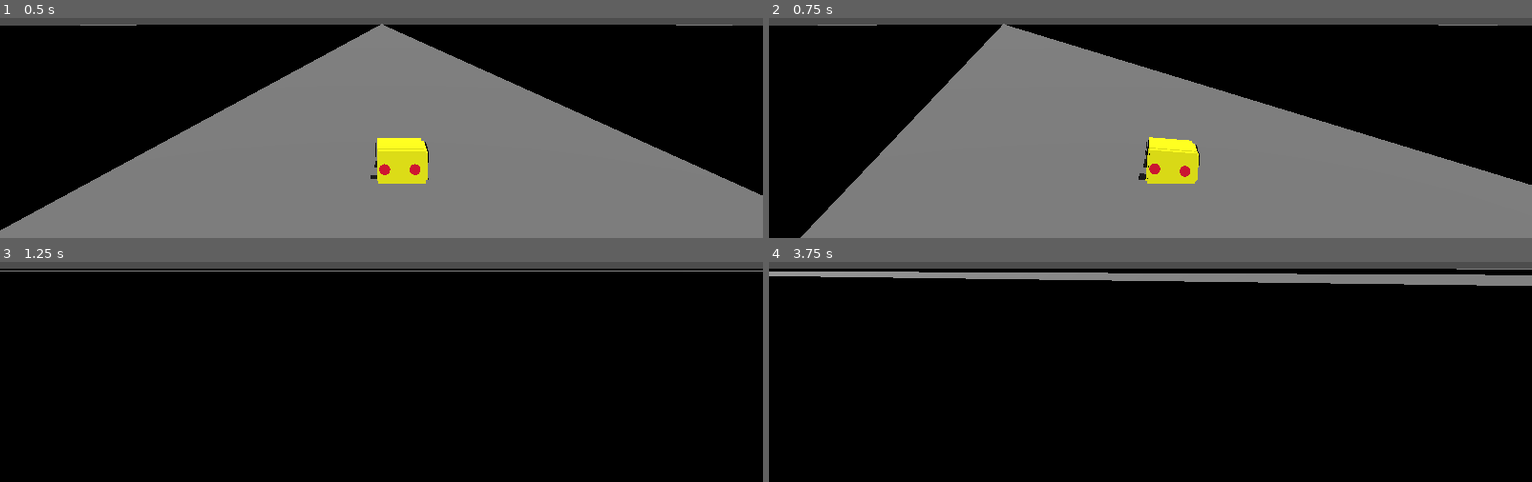
Above: before the commit, frames 1-4 (two rows, left to right).
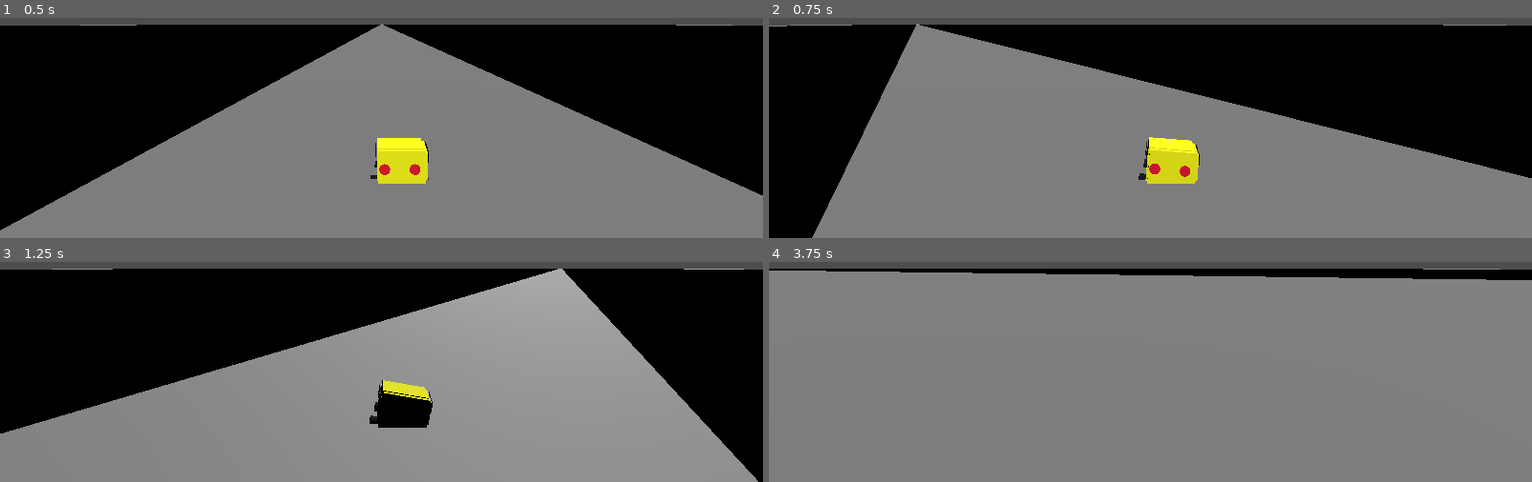
Above: after the commit, the same moments.

Repository: km2000-a11y/Urban-Drive
Game: Godot game, scene res://main.tscn
The game is run twice, just before and just after one commit, with the same random seed, the same clock (stepped at 60 frames per second) and the same inputs.
Inputs:
- Up to frame 1 (0.5 s): no input
- Up to frame 2 (0.75 s): tap Enter (ui_accept) at 0.5 s; hold D (turn_right) from 0.53 s (still down); hold Space (drift, bound only after the commit) from 0.53 s (still down)
- Up to frame 3 (1.25 s): keep holding D (turn_right); keep holding Space (drift, bound only after the commit); tap Enter (ui_accept) at 0.77 s
- Up to frame 4 (3.75 s): release D (turn_right) at 1.28 s; release Space (drift, bound only after the commit) at 1.28 s; hold S (brake) 1.28-2.03 s; tap Space (drift, bound only after the commit) at 1.35, 2.85 s; tap Enter (ui_accept) at 1.52, 3.02, 3.5 s; hold D (turn_right) 2.03-2.78 s; hold Space (drift, bound only after the commit) 2.03-2.78 s; hold W (accelerate) 2.78-3.53 s; hold A (turn_left) from 3.53 s (still down); hold Space (drift, bound only after the commit) from 3.53 s (still down)

Frame 1 is identical in both runs. In frame 2, 7.5% of the frame differs, in the area x 0-100%, y 2-100%; in frame 3, 56%; in frame 4, 92%, in the area x 0-100%, y 3-100%.

Commit message:
jg,kckgu

Diff:
--- a/Scripts/base_car.gd
+++ b/Scripts/base_car.gd
@@ -39,6 +39,10 @@
 var steering := 0.0
 var old_rotation_y := 0.0
 
+# DRIFT SYSTEM
+var drifting := false
+var drift_factor := 0.0
+
 var debug_enabled := true
 var debug_timer := 0.0
 
@@ -77,11 +81,17 @@
 #  PHYSICS
 # ============================================================
 func _physics_process(delta):
-
 	# INPUT
 	var accel := Input.get_action_strength("accelerate")
 	var brake := Input.get_action_strength("brake")
 	var steer := Input.get_action_strength("turn_left") - Input.get_action_strength("turn_right")
+	var drift_input := Input.is_action_pressed("drift")
+
+	# DRIFT SMOOTHING
+	var target_drift := 0.0
+	if drift_input:
+		target_drift = 1.0
+	drift_factor = lerp(drift_factor, target_drift, delta * 6.0)
 
 	# STEERING
 	old_rotation_y = rotation.y
@@ -118,7 +128,7 @@
 	var torque_factor := rpm / max_rpm
 
 	# ============================================================
-	# DRIVETRAIN TRACTION  (DECLARED HERE!)
+	# DRIVETRAIN TRACTION
 	# ============================================================
 	var traction_factor := 1.0
 	match transmission:
@@ -130,7 +140,7 @@
 			traction_factor = 1.15
 
 	# ============================================================
-	# ACCELERATION (FIXED)
+	# ACCELERATION
 	# ============================================================
 	var accel_force := 0.0
 
@@ -142,16 +152,14 @@
 		accel_force = acceleration_calc * torque_factor * traction_factor * launch_boost
 		velocity += forward * accel_force * delta
 	else:
-	# Slow down forward motion, but NEVER go backwards
 		var flat := Vector3(velocity.x, 0, velocity.z)
-
 		if flat.dot(forward) > 0.0:
 			flat = flat.move_toward(Vector3.ZERO, ENGINE_BRAKE * delta)
 		else:
 			flat = Vector3.ZERO
-
 		velocity.x = flat.x
 		velocity.z = flat.z
+
 	# ============================================================
 	# BRAKING
 	# ============================================================
@@ -165,46 +173,52 @@
 	velocity -= velocity * DRAG * delta
 
 	# ============================================================
-	# LATERAL FRICTION (FIXED)
+	# LATERAL FRICTION + DRIFT
 	# ============================================================
 	var lateral := right.dot(velocity)
 
-	if abs(lateral) > 0.2:
-		velocity -= right * lateral * (lateral_friction * 0.5) * delta
-
-	# ============================================================
-	# DRIVETRAIN PERSONALITY (FIXED)
+	var friction_strength := lateral_friction
+	friction_strength = lerp(friction_strength, 0.25, drift_factor)
+
+	if abs(lateral) > 0.1:
+		velocity -= right * lateral * (friction_strength * 0.5) * delta
+
+	# Extra rotation during drift
+	if drift_factor > 0.1:
+		rotation.y += steering * drift_factor * 1.5 * delta
+
+	# ============================================================
+	# DRIVETRAIN PERSONALITY
 	# ============================================================
 	match transmission:
 		"Front-wheel drive":
-			if accel > 0.7 and abs(steering) > 0.01:
-				rotation.y += steering * 0.05 * delta
+			if drift_factor > 0.1:
+				rotation.y += steering * 0.8 * delta
 
 		"Rear-wheel drive":
-			velocity -= right * lateral * 0.05 * delta
+			if drift_factor > 0.1:
+				velocity += right * steering * 4.0 * delta
 
 		"Four-wheel drive":
-			velocity -= right * lateral * 0.03 * delta
-			velocity += forward * 0.1 * delta
+			if drift_factor > 0.1:
+				velocity += right * steering * 2.0 * delta
 
 	# ============================================================
 	# SPEED LIMIT
 	# ============================================================
-	var flat := Vector3(velocity.x, 0, velocity.z)
-	if flat.length() > top_speed:
-		flat = flat.normalized() * top_speed
-		velocity.x = flat.x
-		velocity.z = flat.z
+	var flat2 := Vector3(velocity.x, 0, velocity.z)
+	if flat2.length() > top_speed:
+		flat2 = flat2.normalized() * top_speed
+		velocity.x = flat2.x
+		velocity.z = flat2.z
 
 	# ============================================================
 	# GRAVITY
 	# ============================================================
-	# Proper CharacterBody3D gravity handling
 	if not is_on_floor():
 		velocity.y -= GRAVITY * delta
 	else:
-		velocity.y = -0.01   # keeps the body grounded without killing forward motion
-
+		velocity.y = -0.01
 
 	# ============================================================
 	# COLLISIONS
@@ -212,28 +226,22 @@
 	var old_velocity := velocity
 	move_and_slide()
 
-	# ============================================================
-# MOMENTUM-BASED COLLISION RESPONSE (p = m * v)
-# ============================================================
+	# MOMENTUM EXCHANGE
 	for i in range(get_slide_collision_count()):
 		var col := get_slide_collision(i)
 		var other := col.get_collider()
 
 		if other is CarController:
 			var my_p := mass * velocity
-			var their_p :Vector3= other.mass * other.velocity
-
-			# Momentum exchange
+			var their_p :Vector3 = other.mass * other.velocity
+
 			var impulse := (my_p - their_p) * 0.5
 
-			# Apply impulses
 			velocity += impulse / mass
 			other.velocity -= impulse / other.mass
 
 	# DEBUG
-	_debug_stats(delta, flat.length())
-	print("VEL:", velocity, " FLOOR NORMAL:", get_floor_normal())
-
+	_debug_stats(delta, flat2.length())
 
 # ============================================================
 #  DEBUG
--- a/project.godot
+++ b/project.godot
@@ -43,5 +43,13 @@
 }
 drift={
 "deadzone": 0.2,
-"events": []
+"events": [Object(InputEventKey,"resource_local_to_scene":false,"resource_name":"","device":-1,"window_id":0,"alt_pressed":false,"shift_pressed":false,"ctrl_pressed":false,"meta_pressed":false,"pressed":false,"keycode":0,"physical_keycode":32,"key_label":0,"unicode":32,"location":0,"echo":false,"script":null)
+, Object(InputEventJoypadButton,"resource_local_to_scene":false,"resource_name":"","device":-1,"button_index":2,"pressure":0.0,"pressed":false,"script":null)
+]
 }
+nos={
+"deadzone": 0.2,
+"events": [Object(InputEventKey,"resource_local_to_scene":false,"resource_name":"","device":-1,"window_id":0,"alt_pressed":false,"shift_pressed":false,"ctrl_pressed":false,"meta_pressed":false,"pressed":false,"keycode":0,"physical_keycode":4194325,"key_label":0,"unicode":0,"location":0,"echo":false,"script":null)
+, Object(InputEventJoypadButton,"resource_local_to_scene":false,"resource_name":"","device":-1,"button_index":10,"pressure":0.0,"pressed":false,"script":null)
+]
+}
